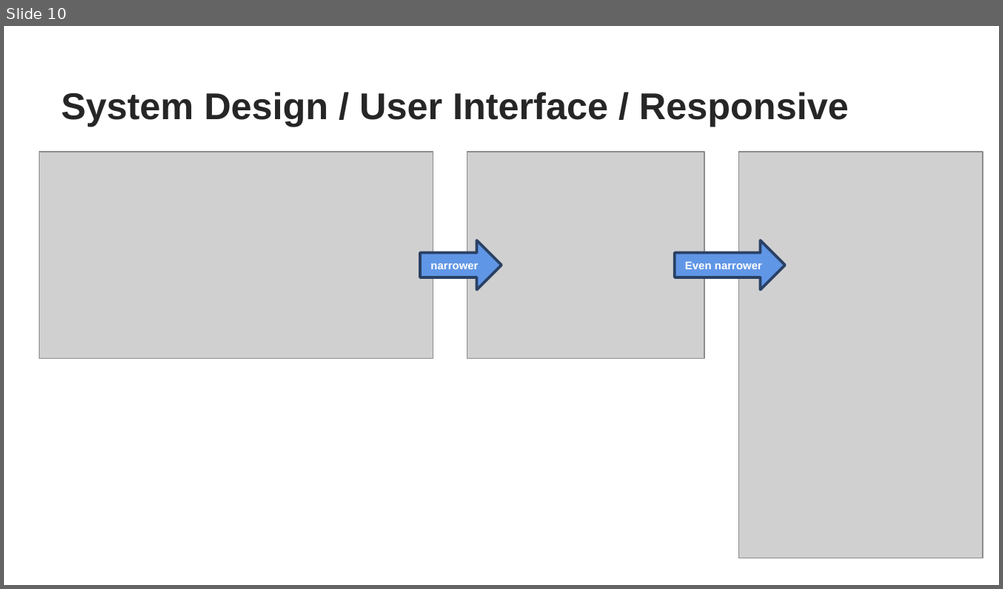
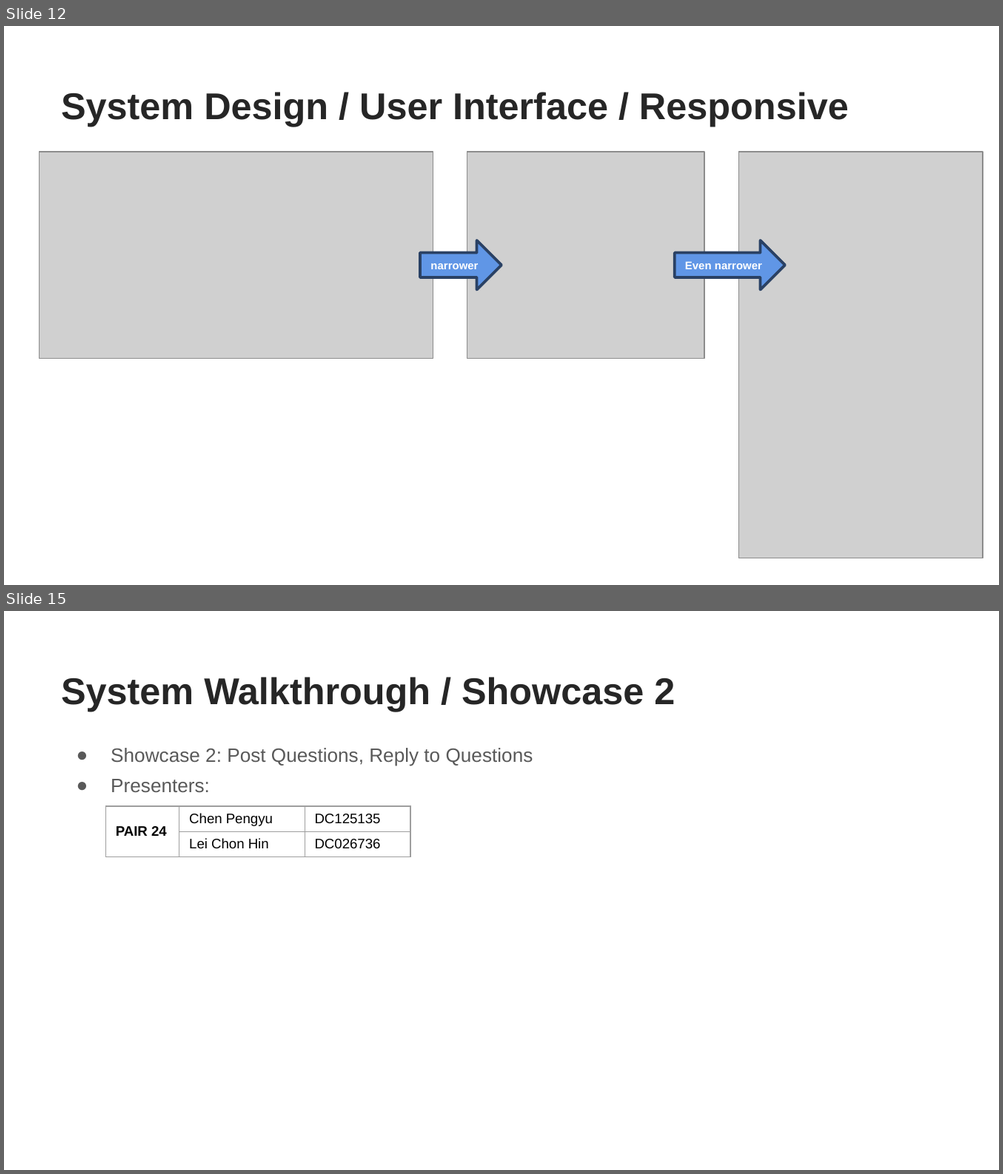
Before and after one commit to YanzhenHuang/CISC3003-Final-Project, a slide deck: My Project Archive/CISC3003-Project-Presentation (Final).pptx. Shown one above the other, each under a label of ours: slide 10 before the commit, slides 12 and 15 after it; the slides between them are not shown. The pictures are 1003x589 and 1003x1174 pixels, drawn with LibreOffice and Linux fonts; fonts in the diff are those of the drawing; grey boxes stand for pictures; background and template pictures are left out. Boxes give left, top, right and bottom in pixels: in the first picture for what was removed or moved away, otherwise in the second. Text is boxed around its words. In the diff, an @@ line names an element or a change of style, - is before the commit and + after.

```diff
--- a/My Project Archive/CISC3003-Project-Presentation (Final).pptx
+++ b/My Project Archive/CISC3003-Project-Presentation (Final).pptx
@@ slide 15 added at <box>4,611,999,1170</box>, background picture (left out) @@
@@ title added at <box>61,677,674,712</box>, 27 pt, text #262626, bold @@
+System Walkthrough / Showcase 2
@@ text added at <box>111,748,533,792</box>, 14 pt, text #595959 @@
+● Showcase 2: Post Questions, Reply to Questions
+● Presenters:
@@ table added at <box>105,806,410,859</box>, 2 rows, 3 columns @@
+PAIR 24 | Chen Pengyu | DC125135
+ | Lei Chon Hin | DC026736
@@ what was slide 10 is now slide 12 @@
```
Also in this commit, not shown: 9 slides changed, 4 other slides added, 1 other file.
